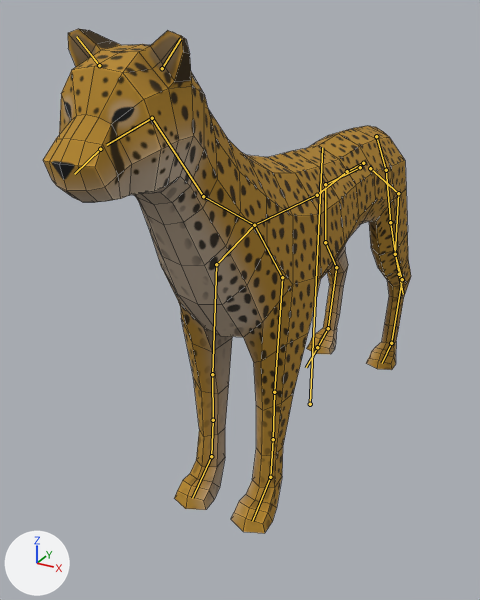
Two versions of the FBX model Assets/Art/3D/Cheetah/Cheetah_Animated.fbx, one commit apart.
One viewpoint serves both versions: a camera (50 mm lens) standing at (1.49, -3.73, 2.54) and looking at (-0.3, -0.47, 0.91). Every picture has the same lights, and +X, +Y and +Z are marked at lower left. The older version comes first. The bones that change, and the others that lie on the model, are drawn over the model as lines. Mesh edges are drawn as thin lines.

In view in the first picture: 'Cheetah'.
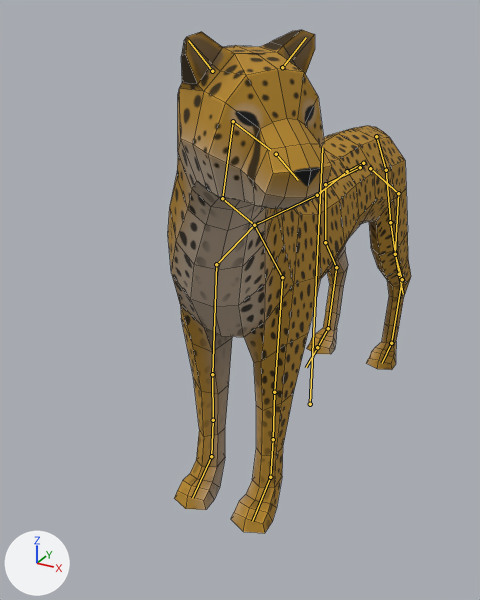
The newer file adds an action. The first version stands in its rest pose; the second is drawn at frame 95 of the action 'Armature|Cheetah_Die'.

The edits, one by one:
Bone 'Neck.001' (bone_neck_001) turns from (0, 0, 0) to (0, 5, -9) degrees about its own x, y and z.
Bone 'Neck.002' (bone_neck_002) turns from (0, 0, 0) to (-3, 19, -19) degrees about its own x, y and z.
Bone 'Head' (bone_head) turns from (0, 0, 0) to (1, -4, -20) degrees about its own x, y and z.

Changed parts and their boxes (x1, y1, x2, y2) in the pictures (480 x 600 px):
'Cheetah', posed (34% narrower): before (43, 29, 411, 533); after (168, 30, 411, 533)
bone 'Neck.001', root to tip: before (254, 225) to (203, 196); after (254, 225) to (222, 198)
bone 'Neck.002', root to tip: before (203, 196) to (152, 118); after (222, 198) to (233, 121)
bone 'Head', root to tip: before (152, 118) to (106, 145); after (233, 121) to (270, 150)
